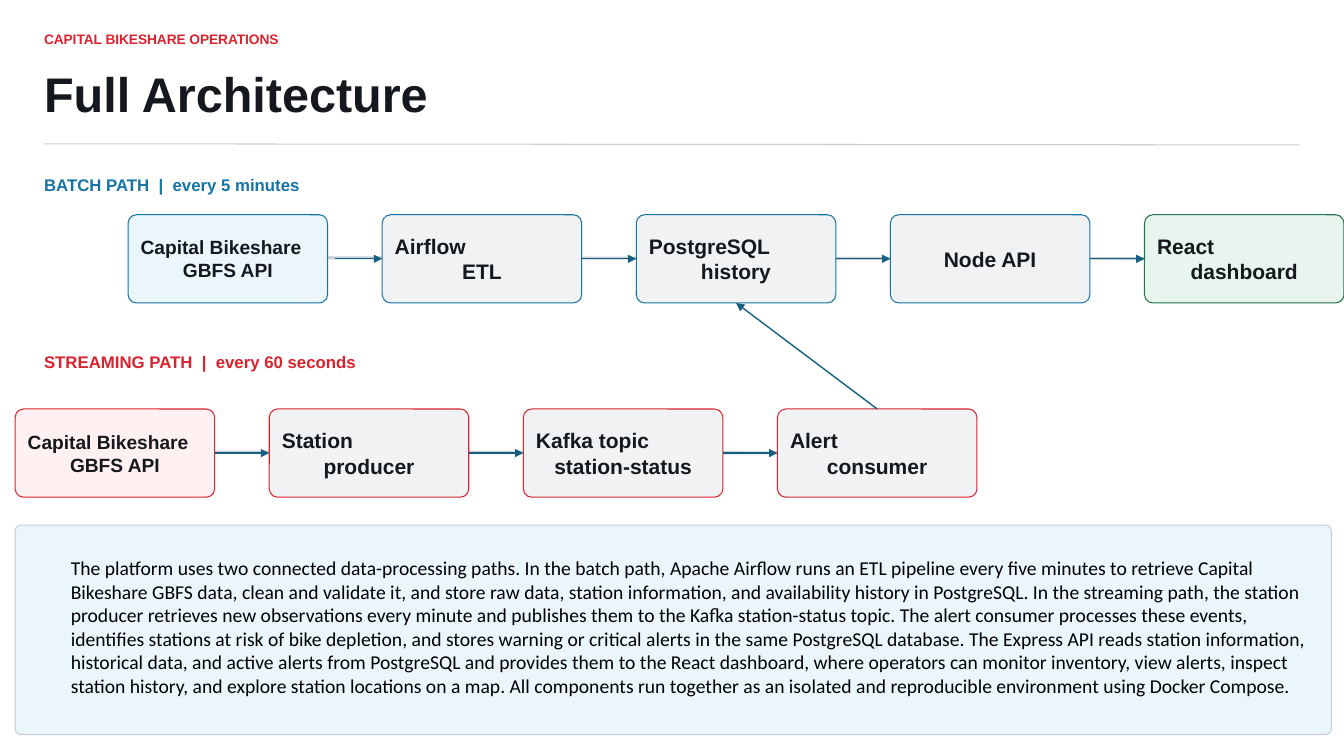
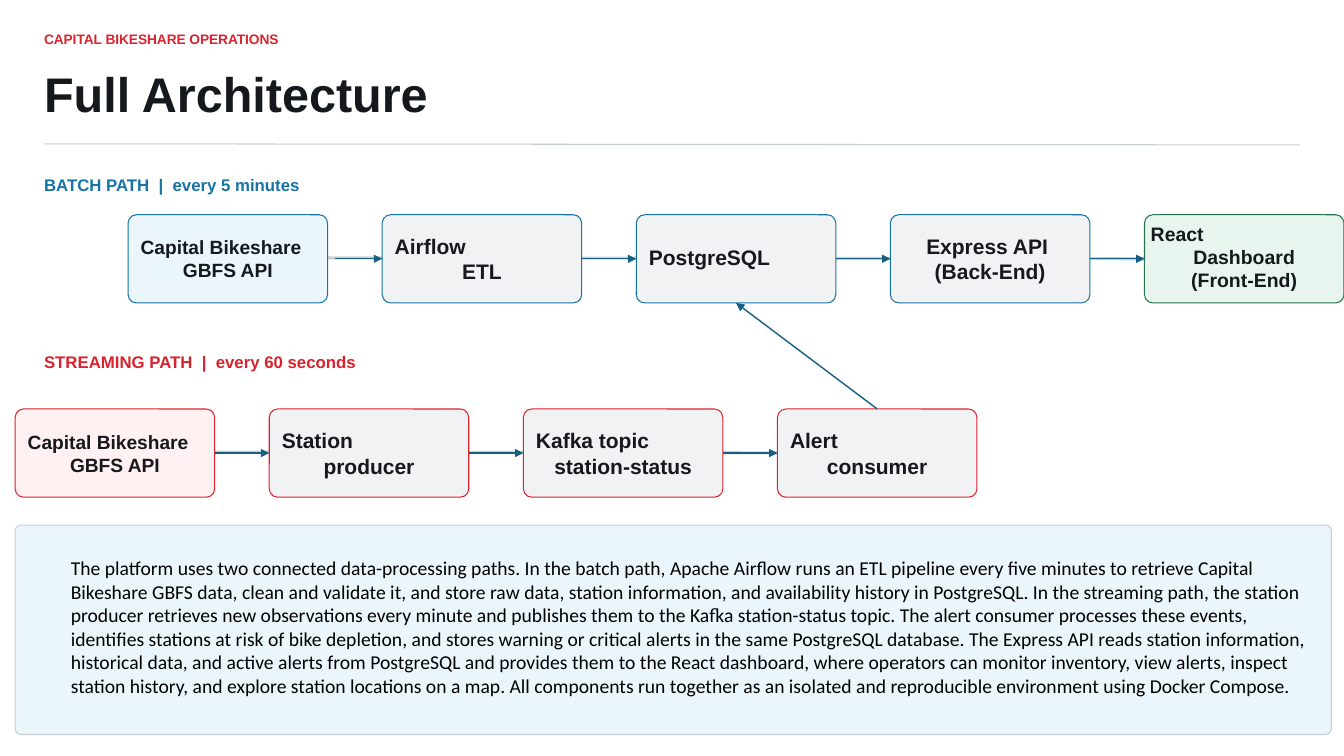
Before and after one commit to EyasuTes/Shared-Bikes-App, a slide deck: slide 2 of capital_bikeshare_operations_platform.pptx. Drawn at 1344x756 pixels with LibreOffice and Linux fonts; fonts in the diff are those of the drawing. Boxes give left, top, right and bottom in pixels: in the first picture for what was removed or moved away, otherwise in the second. Text is boxed around its words. In the diff, an @@ line names an element or a change of style, - is before the commit and + after.

```diff
--- a/capital_bikeshare_operations_platform.pptx
+++ b/capital_bikeshare_operations_platform.pptx
@@ text at (926,239,1048,284): text changed @@
-Node API
+Express API
+(Back-End)
@@ text at (1151,227,1297,291): text changed; size 15 to 13.9 pt @@
-React
-dashboard
+React
+Dashboard
+(Front-End)
@@ text at (649,250,770,270): text changed @@
-PostgreSQL
-history
+PostgreSQL
```
Also in this commit, not shown: 2 other slides changed, 7 slides added, 1 slide removed.
